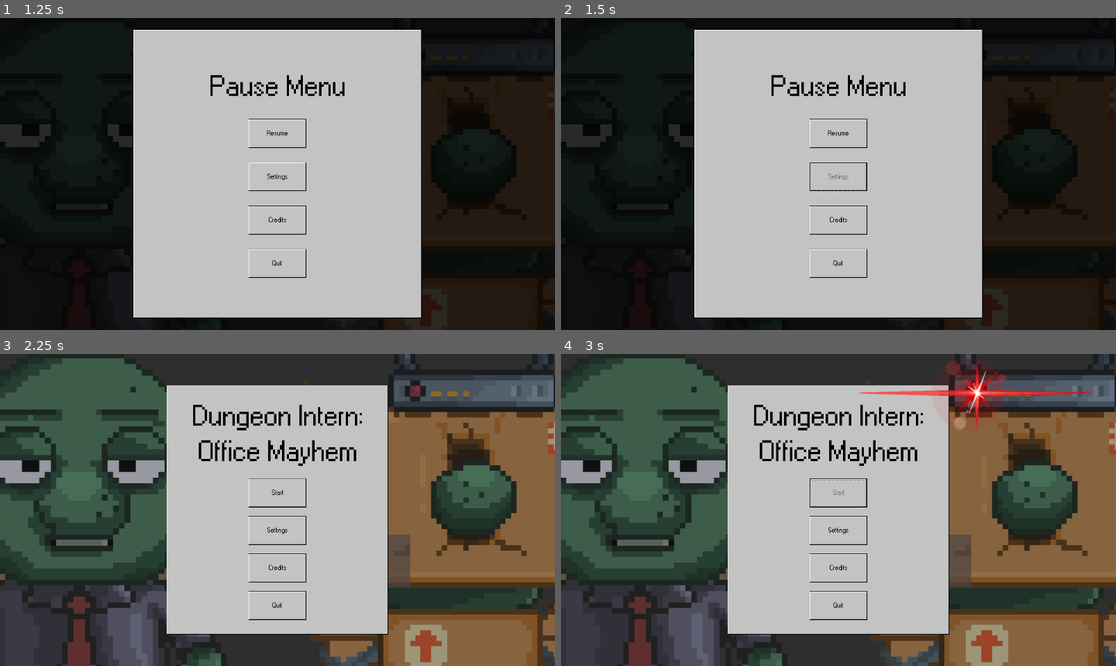
Above: before the commit, frames 1-4 (two rows, left to right).
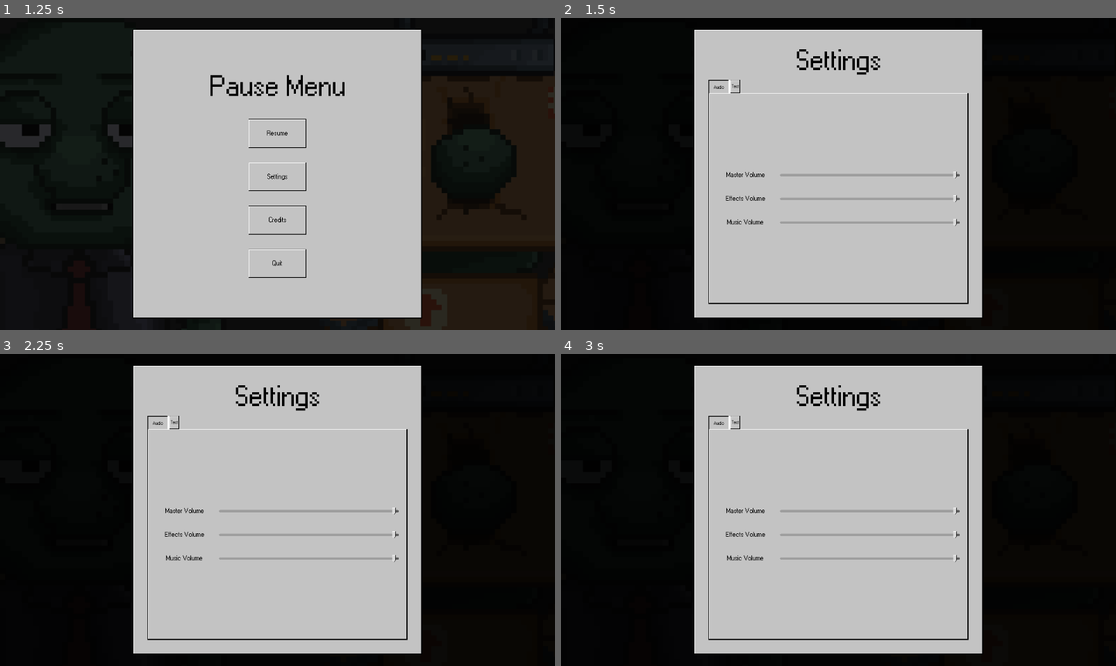
Above: after the commit, the same moments.

Repository: OscarPindaro/MechaJam2024
Game: Godot game, scene res://scenes/UI/MainMenu.tscn
The game is run twice, just before and just after one commit, with the same random seed, the same clock (stepped at 60 frames per second) and the same inputs. The project has no main scene, so this scene is started directly.
Inputs (mouse positions are in pixels of both pictures, inside the frame that each line leads up to):
- Up to frame 1 (1.25 s): click "Settings" at 0.5 s
- Up to frame 2 (1.5 s): click "Settings" at 1.25 s
- Up to frame 3 (2.25 s): click "Resume" at 2 s
- Up to frame 4 (3 s): click (838, 494) at 2.75 s, where only the run before the commit has a clickable "Start"

Frame 1 is identical in both runs. In frame 2, 16% of the frame differs, in the area x 0-100%, y 10-100%; in frame 3, 71%; in frame 4, 72%, in the area x 0-100%, y 0-100%.

Commit message:
added Settings page with volume sliders, looks like there is an issue with the sliders

Diff:
--- a/asset/UI/gameplay_ui.tres
+++ b/asset/UI/gameplay_ui.tres
@@ -6,6 +6,7 @@
 [ext_resource type="Texture2D" uid="uid://c4tux5n7rntfe" path="res://asset/UI/progress_bar_fill.png" id="2_iiwyr"]
 [ext_resource type="Texture2D" uid="uid://bep7duh5mphpk" path="res://asset/UI/bottone_hover.png" id="2_xxtyl"]
 [ext_resource type="Texture2D" uid="uid://cbiujxn2rrqo7" path="res://asset/UI/bottone_pressed.png" id="3_ijkdv"]
+[ext_resource type="Texture2D" uid="uid://q6jihmm8tm7g" path="res://asset/UI/slider.png" id="5_iqpml"]
 
 [sub_resource type="StyleBoxFlat" id="StyleBoxFlat_qdfp1"]
 
@@ -55,6 +56,73 @@
 axis_stretch_horizontal = 1
 region_rect = Rect2(2, 0, 28, 32)
 
+[sub_resource type="StyleBoxTexture" id="StyleBoxTexture_xu64i"]
+texture = ExtResource("2_xxtyl")
+texture_margin_left = 12.0
+texture_margin_top = 10.0
+texture_margin_right = 10.0
+texture_margin_bottom = 9.0
+
+[sub_resource type="StyleBoxTexture" id="StyleBoxTexture_7jcqu"]
+texture = ExtResource("3_ijkdv")
+texture_margin_left = 13.0
+texture_margin_top = 9.0
+texture_margin_right = 8.0
+texture_margin_bottom = 12.0
+
+[sub_resource type="StyleBoxTexture" id="StyleBoxTexture_3nsr4"]
+texture = ExtResource("2_xxtyl")
+texture_margin_left = 13.0
+texture_margin_top = 12.0
+texture_margin_right = 13.0
+texture_margin_bottom = 17.0
+
+[sub_resource type="StyleBoxTexture" id="StyleBoxTexture_pmynt"]
+texture = ExtResource("3_ijkdv")
+texture_margin_left = 6.0
+texture_margin_top = 6.0
+texture_margin_right = 6.0
+texture_margin_bottom = 7.0
+
+[sub_resource type="StyleBoxTexture" id="StyleBoxTexture_l1tcg"]
+texture = ExtResource("2_6gm1l")
+texture_margin_left = 6.0
+texture_margin_top = 7.0
+texture_margin_right = 6.0
+texture_margin_bottom = 5.0
+
+[sub_resource type="StyleBoxTexture" id="StyleBoxTexture_iywv6"]
+texture = ExtResource("2_6gm1l")
+texture_margin_left = 8.07331
+texture_margin_top = 11.0
+texture_margin_right = 9.31536
+texture_margin_bottom = 9.93638
+region_rect = Rect2(-1, 2, 92, 127)
+
+[sub_resource type="StyleBoxTexture" id="StyleBoxTexture_g4usj"]
+texture = ExtResource("2_xxtyl")
+texture_margin_left = 8.0
+texture_margin_top = 7.0
+texture_margin_right = 7.0
+texture_margin_bottom = 9.0
+region_rect = Rect2(0, 0, 90, 129)
+
+[sub_resource type="StyleBoxTexture" id="StyleBoxTexture_b4vfm"]
+texture = ExtResource("3_ijkdv")
+texture_margin_left = 18.0
+texture_margin_top = 16.0
+texture_margin_right = 22.0
+texture_margin_bottom = 11.0
+region_rect = Rect2(0, 0, 93, 120)
+
+[sub_resource type="StyleBoxTexture" id="StyleBoxTexture_pxg5y"]
+texture = ExtResource("2_6gm1l")
+texture_margin_left = 4.0
+texture_margin_top = 5.0
+texture_margin_right = 4.0
+texture_margin_bottom = 5.0
+region_rect = Rect2(0, 0, 90, 128)
+
 [resource]
 Button/colors/font_color = Color(0, 0, 0, 1)
 Button/colors/font_disabled_color = Color(0.886275, 0.886275, 0.886275, 1)
@@ -67,6 +135,9 @@
 Button/styles/hover = SubResource("StyleBoxTexture_hjulw")
 Button/styles/normal = SubResource("StyleBoxTexture_em7j1")
 Button/styles/pressed = SubResource("StyleBoxTexture_sfdvc")
+HSlider/icons/grabber = ExtResource("5_iqpml")
+HSlider/icons/grabber_disabled = null
+HSlider/icons/grabber_highlight = ExtResource("5_iqpml")
 Label/colors/font_color = Color(0, 0, 0, 1)
 Label/colors/font_outline_color = Color(0, 0, 0, 1)
 Label/font_sizes/font_size = 24
@@ -76,3 +147,20 @@
 PopupPanel/styles/panel = SubResource("StyleBoxTexture_5dt3x")
 ProgressBar/styles/background = SubResource("StyleBoxTexture_jec8w")
 ProgressBar/styles/fill = SubResource("StyleBoxTexture_j46if")
+TabBar/styles/button_highlight = SubResource("StyleBoxTexture_xu64i")
+TabBar/styles/button_pressed = SubResource("StyleBoxTexture_7jcqu")
+TabBar/styles/tab_hovered = SubResource("StyleBoxTexture_3nsr4")
+TabBar/styles/tab_selected = SubResource("StyleBoxTexture_pmynt")
+TabBar/styles/tab_unselected = SubResource("StyleBoxTexture_l1tcg")
+TabContainer/colors/drop_mark_color = Color(0, 0, 0, 1)
+TabContainer/colors/font_hovered_color = Color(0, 0, 0, 1)
+TabContainer/colors/font_outline_color = Color(0, 0, 0, 1)
+TabContainer/colors/font_selected_color = Color(0, 0, 0, 1)
+TabContainer/colors/font_unselected_color = Color(0, 0, 0, 1)
+TabContainer/constants/side_margin = 0
+TabContainer/fonts/font = ExtResource("1_j4pqr")
+TabContainer/icons/decrement = null
+TabContainer/styles/panel = SubResource("StyleBoxTexture_iywv6")
+TabContainer/styles/tab_hovered = SubResource("StyleBoxTexture_g4usj")
+TabContainer/styles/tab_selected = SubResource("StyleBoxTexture_b4vfm")
+TabContainer/styles/tab_unselected = SubResource("StyleBoxTexture_pxg5y")
--- a/default_bus_layout.tres
+++ b/default_bus_layout.tres
@@ -18,7 +18,7 @@
 bus/3/mute = false
 bus/3/bypass_fx = false
 bus/3/volume_db = 0.0
-bus/3/send = &"SFX"
+bus/3/send = &"Master"
 bus/4/name = &"SFXMechaHu"
 bus/4/solo = false
 bus/4/mute = false
--- /dev/null
+++ b/scenes/UI/HSlider.gd
@@ -0,0 +1,13 @@
+extends HSlider
+
+func _ready():
+	# NON FUNZIONA
+	var initial_value = db_to_linear(AudioServer.get_bus_volume_db(self.get_meta('volume_controller')))
+	self.value = initial_value
+	print(AudioServer.get_bus_name(self.get_meta('volume_controller')))
+	print(initial_value)
+	print(AudioServer.get_bus_volume_db(self.get_meta('volume_controller')))
+
+
+func _on_value_changed(value):
+	AudioServer.set_bus_volume_db(self.get_meta('volume_controller'),linear_to_db(value))
--- a/scenes/UI/InGameSettings.tscn
+++ b/scenes/UI/InGameSettings.tscn
@@ -1,8 +1,9 @@
-[gd_scene load_steps=5 format=3 uid="uid://c7k188egay13g"]
+[gd_scene load_steps=6 format=3 uid="uid://c7k188egay13g"]
 
 [ext_resource type="Theme" uid="uid://8r1asy6d080g" path="res://asset/UI/gameplay_ui.tres" id="1_gs3yp"]
 [ext_resource type="Texture2D" uid="uid://dvvfcxhaee3cs" path="res://asset/UI/bottone.png" id="2_o63dd"]
 [ext_resource type="Script" path="res://scenes/UI/Resume.gd" id="3_w4vpf"]
+[ext_resource type="Script" path="res://scenes/UI/Menu.gd" id="4_kamfn"]
 [ext_resource type="Script" path="res://scenes/UI/Quit.gd" id="6_p1eox"]
 
 [node name="IngameMenu" type="Control"]
@@ -81,6 +82,8 @@
 size_flags_horizontal = 4
 theme = ExtResource("1_gs3yp")
 text = "Settings"
+script = ExtResource("4_kamfn")
+scene_to_load_path = "res://scenes/UI/Settings.tscn"
 
 [node name="Credits" type="Button" parent="CanvasLayer/NinePatchRect/VBoxContainer"]
 custom_minimum_size = Vector2(200, 100)
--- /dev/null
+++ b/scenes/UI/Settings.tscn
@@ -0,0 +1,205 @@
+[gd_scene load_steps=4 format=3 uid="uid://b35wtpgqj5o0b"]
+
+[ext_resource type="Theme" uid="uid://8r1asy6d080g" path="res://asset/UI/gameplay_ui.tres" id="1_3mjwu"]
+[ext_resource type="Texture2D" uid="uid://dvvfcxhaee3cs" path="res://asset/UI/bottone.png" id="2_ryc6m"]
+[ext_resource type="Script" path="res://scenes/UI/HSlider.gd" id="3_4ocgs"]
+
+[node name="Settings" type="Control"]
+z_as_relative = false
+layout_mode = 3
+anchors_preset = 15
+anchor_right = 1.0
+anchor_bottom = 1.0
+grow_horizontal = 2
+grow_vertical = 2
+mouse_filter = 1
+theme = ExtResource("1_3mjwu")
+metadata/is_menu_screen_loaded = false
+
+[node name="CanvasLayer" type="CanvasLayer" parent="."]
+
+[node name="MarginContainer" type="MarginContainer" parent="CanvasLayer"]
+visible = false
+anchors_preset = 15
+anchor_right = 1.0
+anchor_bottom = 1.0
+offset_left = 460.0
+offset_top = 40.0
+offset_right = 460.0
+offset_bottom = 40.0
+grow_horizontal = 2
+grow_vertical = 2
+
+[node name="ColorRect" type="ColorRect" parent="CanvasLayer"]
+anchors_preset = 15
+anchor_right = 1.0
+anchor_bottom = 1.0
+grow_horizontal = 2
+grow_vertical = 2
+color = Color(0, 0, 0, 0.733333)
+metadata/_edit_use_anchors_ = true
+
+[node name="NinePatchRect" type="NinePatchRect" parent="CanvasLayer"]
+anchors_preset = 8
+anchor_left = 0.5
+anchor_top = 0.5
+anchor_right = 0.5
+anchor_bottom = 0.5
+offset_left = -500.0
+offset_top = -500.0
+offset_right = 500.0
+offset_bottom = 500.0
+grow_horizontal = 2
+grow_vertical = 2
+size_flags_horizontal = 4
+texture = ExtResource("2_ryc6m")
+patch_margin_left = 7
+patch_margin_top = 8
+patch_margin_right = 8
+patch_margin_bottom = 9
+metadata/_edit_use_anchors_ = true
+
+[node name="VBoxContainer" type="VBoxContainer" parent="CanvasLayer/NinePatchRect"]
+layout_mode = 1
+anchors_preset = -1
+anchor_left = 0.05
+anchor_top = 0.05
+anchor_right = 0.95
+anchor_bottom = 0.95
+grow_horizontal = 2
+grow_vertical = 2
+
+[node name="Title" type="Label" parent="CanvasLayer/NinePatchRect/VBoxContainer"]
+layout_mode = 2
+size_flags_horizontal = 4
+mouse_filter = 1
+theme = ExtResource("1_3mjwu")
+theme_override_font_sizes/font_size = 100
+text = "Settings"
+horizontal_alignment = 1
+
+[node name="TabContainer" type="TabContainer" parent="CanvasLayer/NinePatchRect/VBoxContainer"]
+layout_mode = 2
+size_flags_vertical = 3
+theme = ExtResource("1_3mjwu")
+
+[node name="Audio" type="TabBar" parent="CanvasLayer/NinePatchRect/VBoxContainer/TabContainer"]
+layout_mode = 2
+theme = ExtResource("1_3mjwu")
+
+[node name="MarginContainer" type="MarginContainer" parent="CanvasLayer/NinePatchRect/VBoxContainer/TabContainer/Audio"]
+layout_mode = 1
+anchors_preset = 15
+anchor_right = 1.0
+anchor_bottom = 1.0
+grow_horizontal = 2
+grow_vertical = 2
+
+[node name="VBoxContainer" type="VBoxContainer" parent="CanvasLayer/NinePatchRect/VBoxContainer/TabContainer/Audio/MarginContainer"]
+layout_mode = 2
+theme_override_constants/separation = 50
+alignment = 1
+
+[node name="VolumeSlider" type="HBoxContainer" parent="CanvasLayer/NinePatchRect/VBoxContainer/TabContainer/Audio/MarginContainer/VBoxContainer"]
+layout_mode = 2
+theme_override_constants/separation = 20
+
+[node name="LabelMargin" type="MarginContainer" parent="CanvasLayer/NinePatchRect/VBoxContainer/TabContainer/Audio/MarginContainer/VBoxContainer/VolumeSlider"]
+layout_mode = 2
+size_flags_horizontal = 0
+theme_override_constants/margin_left = 20
+
+[node name="Label" type="Label" parent="CanvasLayer/NinePatchRect/VBoxContainer/TabContainer/Audio/MarginContainer/VBoxContainer/VolumeSlider/LabelMargin"]
+custom_minimum_size = Vector2(200, 0)
+layout_mode = 2
+size_flags_horizontal = 4
+text = "Master Volume"
+horizontal_alignment = 1
+
+[node name="SliderMargin" type="MarginContainer" parent="CanvasLayer/NinePatchRect/VBoxContainer/TabContainer/Audio/MarginContainer/VBoxContainer/VolumeSlider"]
+layout_mode = 2
+size_flags_horizontal = 3
+theme_override_constants/margin_right = 20
+
+[node name="HSlider" type="HSlider" parent="CanvasLayer/NinePatchRect/VBoxContainer/TabContainer/Audio/MarginContainer/VBoxContainer/VolumeSlider/SliderMargin"]
+layout_mode = 2
+size_flags_vertical = 4
+max_value = 1.0
+step = 0.05
+script = ExtResource("3_4ocgs")
+metadata/volume_controller = 0
+
+[node name="VolumeSlider2" type="HBoxContainer" parent="CanvasLayer/NinePatchRect/VBoxContainer/TabContainer/Audio/MarginContainer/VBoxContainer"]
+layout_mode = 2
+theme_override_constants/separation = 20
+
+[node name="LabelMargin" type="MarginContainer" parent="CanvasLayer/NinePatchRect/VBoxContainer/TabContainer/Audio/MarginContainer/VBoxContainer/VolumeSlider2"]
+layout_mode = 2
+size_flags_horizontal = 0
+theme_override_constants/margin_left = 20
+
+[node name="Label" type="Label" parent="CanvasLayer/NinePatchRect/VBoxContainer/TabContainer/Audio/MarginContainer/VBoxContainer/VolumeSlider2/LabelMargin"]
+custom_minimum_size = Vector2(200, 0)
+layout_mode = 2
+size_flags_horizontal = 4
+text = "Effects Volume"
+horizontal_alignment = 1
+
+[node name="SliderMargin" type="MarginContainer" parent="CanvasLayer/NinePatchRect/VBoxContainer/TabContainer/Audio/MarginContainer/VBoxContainer/VolumeSlider2"]
+layout_mode = 2
+size_flags_horizontal = 3
+theme_override_constants/margin_right = 20
+
+[node name="HSlider" type="HSlider" parent="CanvasLayer/NinePatchRect/VBoxContainer/TabContainer/Audio/MarginContainer/VBoxContainer/VolumeSlider2/SliderMargin"]
+layout_mode = 2
+size_flags_vertical = 4
+max_value = 1.0
+step = 0.05
+script = ExtResource("3_4ocgs")
+metadata/volume_controller = 2
+
+[node name="VolumeSlider3" type="HBoxContainer" parent="CanvasLayer/NinePatchRect/VBoxContainer/TabContainer/Audio/MarginContainer/VBoxContainer"]
+layout_mode = 2
+theme_override_constants/separation = 20
+
+[node name="LabelMargin" type="MarginContainer" parent="CanvasLayer/NinePatchRect/VBoxContainer/TabContainer/Audio/MarginContainer/VBoxContainer/VolumeSlider3"]
+layout_mode = 2
+size_flags_horizontal = 0
+theme_override_constants/margin_left = 20
+
+[node name="Label" type="Label" parent="CanvasLayer/NinePatchRect/VBoxContainer/TabContainer/Audio/MarginContainer/VBoxContainer/VolumeSlider3/LabelMargin"]
+custom_minimum_size = Vector2(200, 0)
+layout_mode = 2
+size_flags_horizontal = 4
+text = "Music Volume"
+horizontal_alignment = 1
+
+[node name="SliderMargin" type="MarginContainer" parent="CanvasLayer/NinePatchRect/VBoxContainer/TabContainer/Audio/MarginContainer/VBoxContainer/VolumeSlider3"]
+layout_mode = 2
+size_flags_horizontal = 3
+theme_override_constants/margin_right = 20
+
+[node name="HSlider" type="HSlider" parent="CanvasLayer/NinePatchRect/VBoxContainer/TabContainer/Audio/MarginContainer/VBoxContainer/VolumeSlider3/SliderMargin"]
+layout_mode = 2
+size_flags_vertical = 4
+max_value = 1.0
+step = 0.05
+script = ExtResource("3_4ocgs")
+metadata/volume_controller = 1
+
+[node name="Test" type="TabBar" parent="CanvasLayer/NinePatchRect/VBoxContainer/TabContainer"]
+visible = false
+layout_mode = 2
+theme = ExtResource("1_3mjwu")
+
+[node name="MarginContainer" type="MarginContainer" parent="CanvasLayer/NinePatchRect/VBoxContainer/TabContainer/Test"]
+layout_mode = 1
+anchors_preset = 15
+anchor_right = 1.0
+anchor_bottom = 1.0
+grow_horizontal = 2
+grow_vertical = 2
+
+[connection signal="value_changed" from="CanvasLayer/NinePatchRect/VBoxContainer/TabContainer/Audio/MarginContainer/VBoxContainer/VolumeSlider/SliderMargin/HSlider" to="CanvasLayer/NinePatchRect/VBoxContainer/TabContainer/Audio/MarginContainer/VBoxContainer/VolumeSlider/SliderMargin/HSlider" method="_on_value_changed"]
+[connection signal="value_changed" from="CanvasLayer/NinePatchRect/VBoxContainer/TabContainer/Audio/MarginContainer/VBoxContainer/VolumeSlider2/SliderMargin/HSlider" to="CanvasLayer/NinePatchRect/VBoxContainer/TabContainer/Audio/MarginContainer/VBoxContainer/VolumeSlider2/SliderMargin/HSlider" method="_on_value_changed"]
+[connection signal="value_changed" from="CanvasLayer/NinePatchRect/VBoxContainer/TabContainer/Audio/MarginContainer/VBoxContainer/VolumeSlider3/SliderMargin/HSlider" to="CanvasLayer/NinePatchRect/VBoxContainer/TabContainer/Audio/MarginContainer/VBoxContainer/VolumeSlider3/SliderMargin/HSlider" method="_on_value_changed"]
Not shown: 1 places in asset/UI/gameplay_ui.tres that only renumber resources
Binary file added: asset/UI/slider.png
Not shown, added: asset/UI/slider.png.import
Not shown: 1 places in scenes/UI/UserInterface.tscn that only renumber resources
Not shown: 1 places in scenes/enemies/data/cartaccia.tres that only renumber resources
Not shown: 1 places in scenes/enemies/data/scotch.tres that only renumber resources
Not shown: 1 places in scenes/gameplay.tscn that only renumber resources
